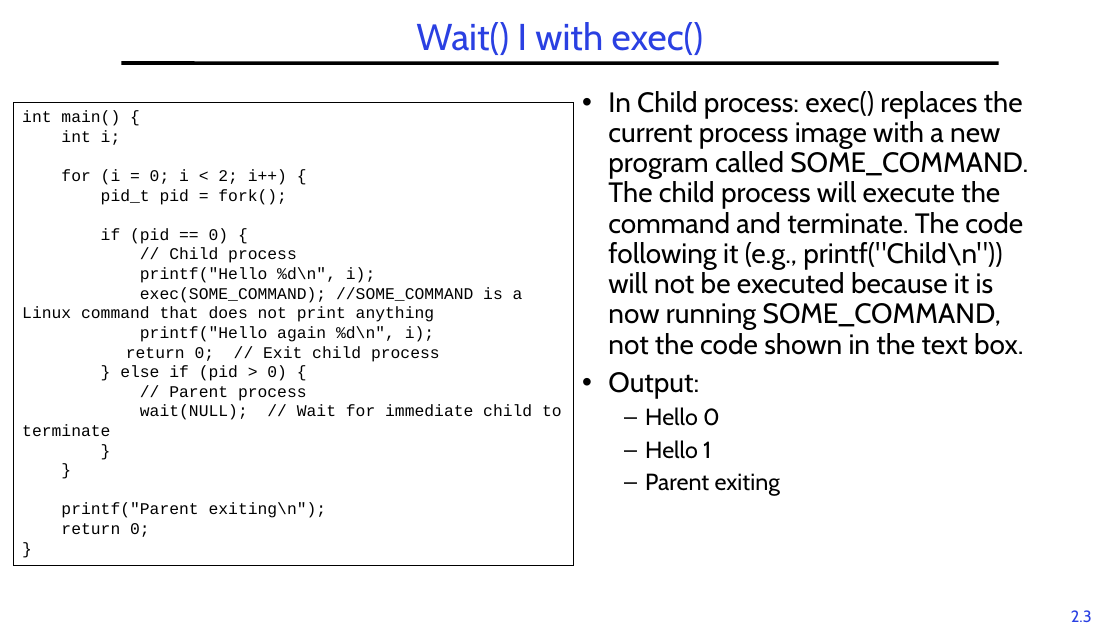
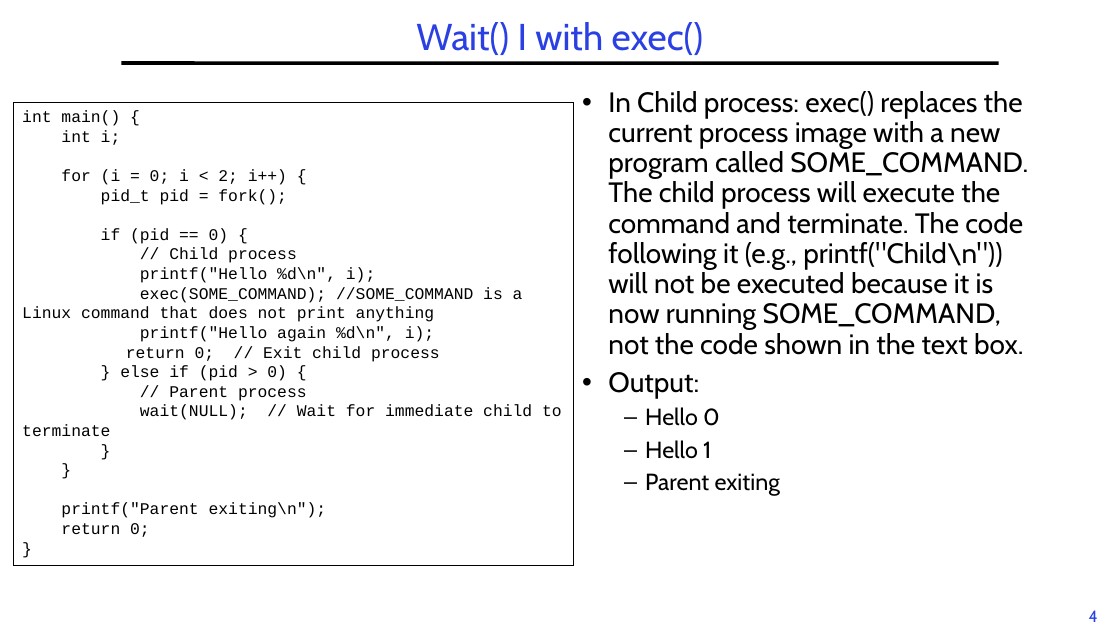
Before and after one commit to guhofstra/CSC256Fa25, a slide deck: slide 4 of PPTs/L2-Exercises ANS.pptx (slide 3 before the commit). Drawn at 1120x630 pixels with LibreOffice and Linux fonts; fonts in the diff are those of the drawing. Boxes give left, top, right and bottom in pixels: in the first picture for what was removed or moved away, otherwise in the second. Text is boxed around its words. In the diff, an @@ line names an element or a change of style, - is before the commit and + after.

```diff
--- a/PPTs/L2-Exercises ANS.pptx
+++ b/PPTs/L2-Exercises ANS.pptx
@@ page number removed at (x1=1071, y1=610, x2=1092, y2=622) @@
-2.3
@@ page number added at (x1=1089, y1=610, x2=1098, y2=622), 14 pt, text #2A40E2 @@
+4
```
Also in this commit, not shown: 3 other slides changed, 2 slides added, 1 slide removed, 2 other files.
